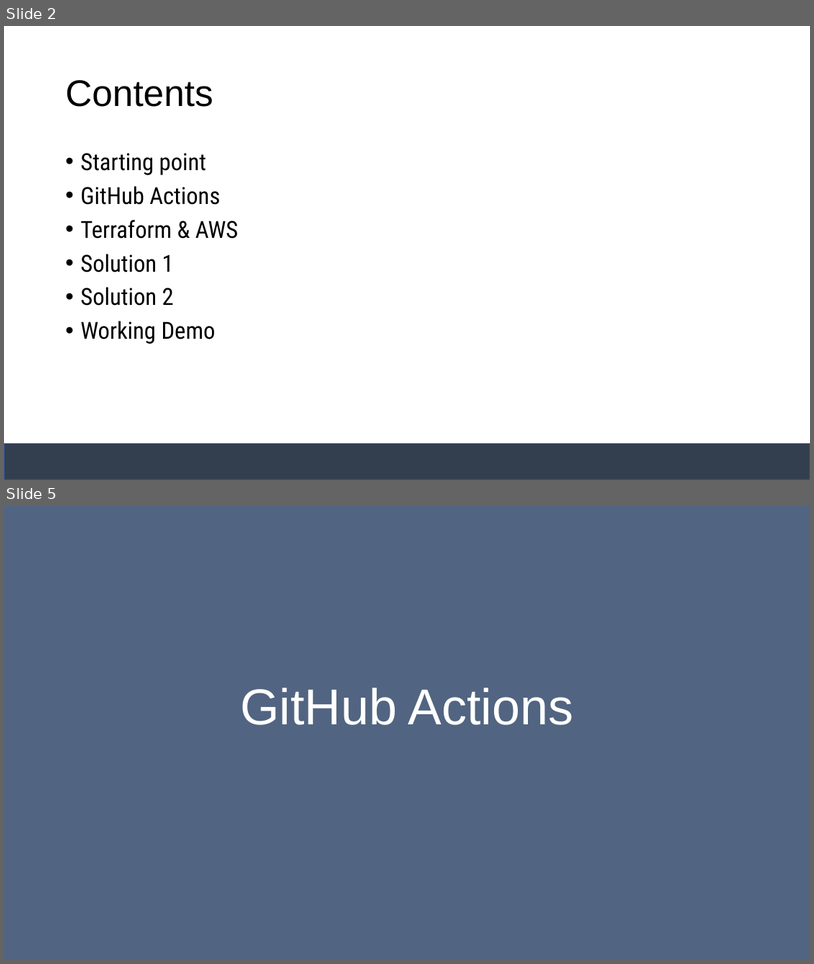
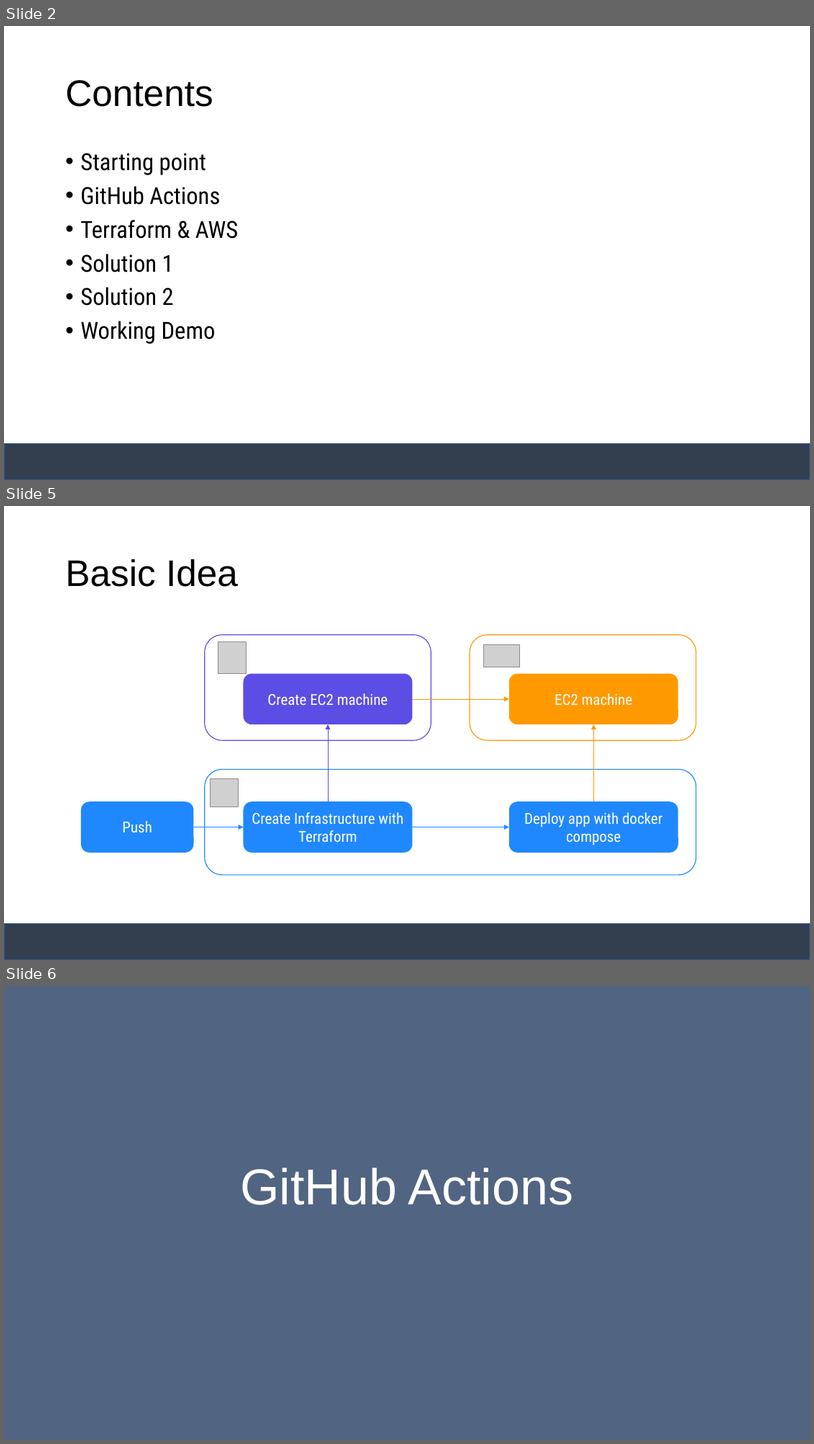
Before and after one commit to janakaras/docker-in-the-cloud, a slide deck: Project Presentation.pptx. Shown one above the other, each under a label of ours: slides 2 and 5 before the commit, slides 2, 5 and 6 after it; the slides between them are not shown. The pictures are 814x964 and 814x1444 pixels, drawn with LibreOffice and Linux fonts; fonts in the diff are those of the drawing; grey boxes stand for pictures. Boxes give left, top, right and bottom in pixels: in the first picture for what was removed or moved away, otherwise in the second. Text is boxed around its words. In the diff, an @@ line names an element or a change of style, - is before the commit and + after.

```diff
--- a/Project Presentation.pptx
+++ b/Project Presentation.pptx
@@ slide 5 added at <box>4,506,810,960</box>, background #FFFFFF; not listed: 1 template element that a slide beside it also shows @@
@@ title added at <box>65,559,238,587</box>, 44 pt, text #000000 @@
+Basic Idea
@@ rounded rectangle added at <box>205,635,431,740</box>, outline #5C4EE5 1 pt @@
@@ rounded rectangle added at <box>470,635,696,740</box>, outline #FF9900 1 pt @@
@@ picture added at <box>218,641,247,674</box> @@
@@ picture added at <box>484,644,520,667</box> @@
@@ rounded rectangle added at <box>244,674,413,724</box>, fill #5C4EE5, 18 pt, text #FFFFFF @@
+Create EC2 machine
@@ rounded rectangle added at <box>509,674,679,724</box>, fill #FF9900, 18 pt, text #FFFFFF @@
+EC2 machine
@@ arrow added from (413, 699) to (509, 699), #FF9900 0.5 pt @@
@@ arrow added from (328, 801) to (328, 724), #5C4EE5 0.5 pt @@
@@ arrow added from (594, 801) to (594, 724), #FF9900 0.5 pt @@
@@ rounded rectangle added at <box>205,769,697,875</box>, outline #2088FE 1 pt @@
@@ picture added at <box>211,779,239,807</box> @@
@@ rounded rectangle added at <box>81,801,193,852</box>, fill #2088FE, 18 pt, text #FFFFFF @@
+Push
@@ rounded rectangle added at <box>244,801,413,852</box>, fill #2088FE, 18 pt, text #FFFFFF @@
+Create Infrastructure with Terraform
@@ rounded rectangle added at <box>509,801,679,852</box>, fill #2088FE, 18 pt, text #FFFFFF @@
+Deploy app with docker compose
@@ arrow added from (194, 826) to (244, 826), #2088FE 0.5 pt @@
@@ arrow added from (413, 826) to (509, 826), #2088FE 0.5 pt @@
@@ what was slide 5 is now slide 6 @@
```
Also in this commit, not shown: 4 slides changed, 4 other slides added, 2 slides removed.
